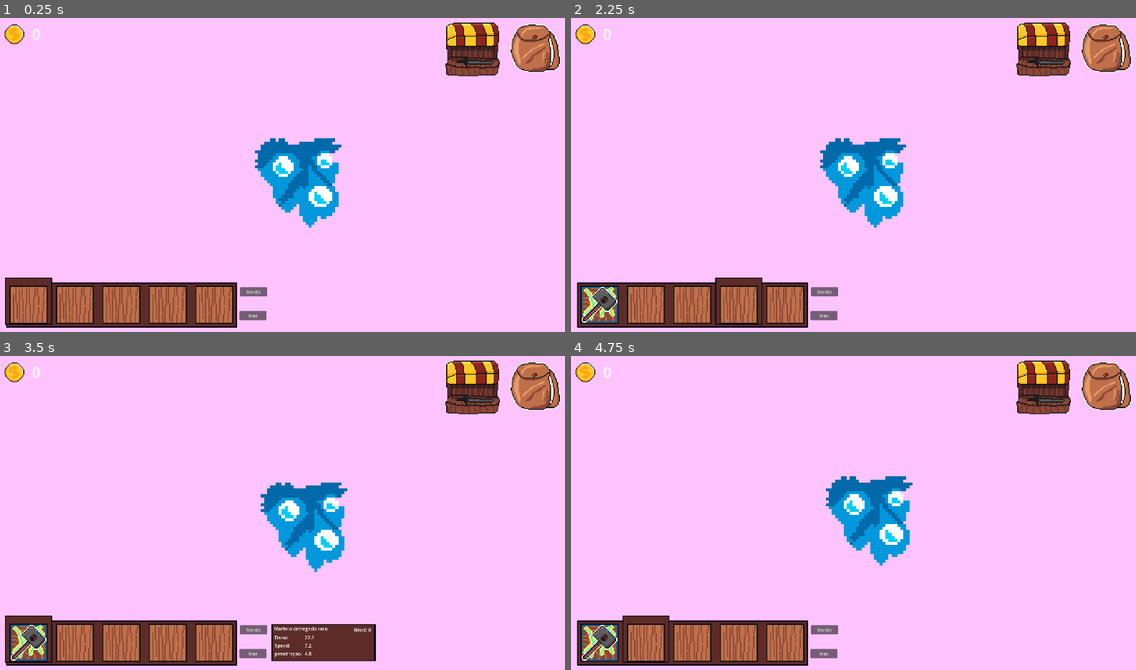
Above: before the commit, frames 1-4 (two rows, left to right).
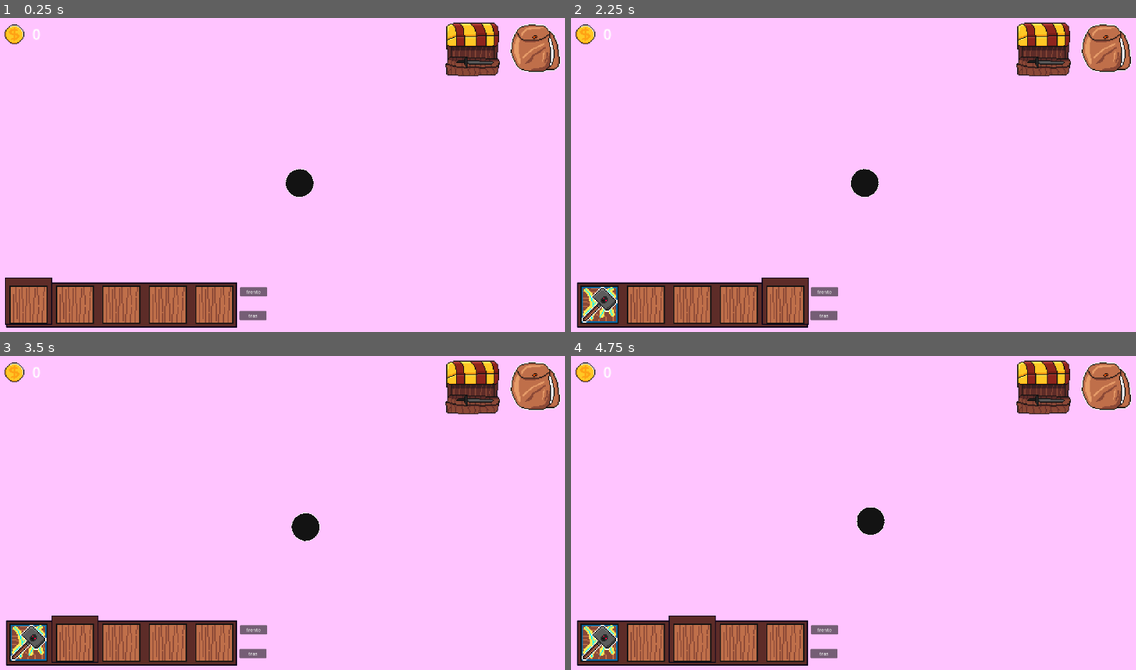
Above: after the commit, the same moments.

Repository: AugustoRemus/JogoNomeIndefinido
Game: Godot game, scene res://cenas/node_2d.tscn
Same seed, same stepped clock (60 frames per second), same inputs: the game is played once before the commit and once after it.
Inputs (mouse positions are in pixels of both pictures, inside the frame that each line leads up to):
- Up to frame 1 (0.25 s): no input
- Up to frame 2 (2.25 s): click (1045, 46) at 0.5 s; click (1102, 46) at 1.25 s; tap Enter at 2 s; move the mouse to (977, 162) at 2.02 s; hold E (itemDireita) from 2.03 s (still down); tap A (a) at 2.1 s
- Up to frame 3 (3.5 s): tap D (d) at 2.3, 2.85 s; tap Space at 2.75 s; move the mouse to (169, 531) at 2.77 s; release E (itemDireita) at 2.78 s; hold Q (itemEsquerda) from 2.78 s (still down); tap S (s) at 3.05 s
- Up to frame 4 (4.75 s): tap Enter at 3.5 s; move the mouse to (910, 443) at 3.52 s; release Q (itemEsquerda) at 3.53 s; hold E (itemDireita) from 3.53 s (still down); tap S (s) at 3.6 s; tap W (w) at 3.8, 4.35 s; tap Space at 4.25 s; move the mouse to (825, 578) at 4.27 s; tap A (a) at 4.55 s

The runs differ from the first frame. In frame 1, 2.9% of the frame differs, in the area x 45-61%, y 38-67%; in frame 2, 3.5%; in frame 3, 5.6%, in the area x 0-67%, y 40-98%; in frame 4, 3.4%.

Commit message:
armasNamao

Diff:
--- a/cenas/node_2d.tscn
+++ b/cenas/node_2d.tscn
@@ -74,8 +74,9 @@
 [node name="Inventario_Iu" parent="." instance=ExtResource("6_ktj2e")]
 visible = false
 
-[node name="Player" parent="." instance=ExtResource("19_doc7j")]
+[node name="Player" parent="." node_paths=PackedStringArray("inventario") instance=ExtResource("19_doc7j")]
 position = Vector2(6, 2)
+inventario = NodePath("../Inventario_Iu")
 
 [connection signal="pressed" from="CanvasLayer/GridContainer/abrirLoja" to="." method="_on_abrir_loja_pressed"]
 [connection signal="pressed" from="CanvasLayer/GridContainer/AbrirInventario" to="." method="_on_abrir_inventario_pressed"]
--- a/cenas/player.tscn
+++ b/cenas/player.tscn
@@ -1,15 +1,20 @@
-[gd_scene load_steps=4 format=3 uid="uid://btkrj876math0"]
+[gd_scene load_steps=6 format=3 uid="uid://btkrj876math0"]
 
-[ext_resource type="Texture2D" uid="uid://cb20d4iffks23" path="res://aceets/jogoui/elemento/aguaa.png" id="1_prw0m"]
+[ext_resource type="Script" path="res://scripts/player.gd" id="1_eacot"]
 [ext_resource type="Script" path="res://scripts/movment.gd" id="2_jicei"]
+[ext_resource type="Texture2D" uid="uid://c1dxm2t0yfxps" path="res://aceets/jogoui/player.png" id="2_q5wwu"]
+[ext_resource type="Script" path="res://scripts/arma.gd" id="4_fiuka"]
 
 [sub_resource type="CircleShape2D" id="CircleShape2D_m0swo"]
 radius = 2.82843
 
 [node name="Player" type="CharacterBody2D"]
+scale = Vector2(0.3, 0.3)
+script = ExtResource("1_eacot")
 
 [node name="Sprite2D" type="Sprite2D" parent="."]
-texture = ExtResource("1_prw0m")
+scale = Vector2(0.5, 0.5)
+texture = ExtResource("2_q5wwu")
 
 [node name="Movment" type="Node2D" parent="."]
 script = ExtResource("2_jicei")
@@ -17,3 +22,10 @@
 
 [node name="CollisionShape2D" type="CollisionShape2D" parent="."]
 shape = SubResource("CircleShape2D_m0swo")
+
+[node name="arma" type="Node2D" parent="."]
+script = ExtResource("4_fiuka")
+
+[node name="Sprite2D2" type="Sprite2D" parent="arma"]
+position = Vector2(20, 16.6667)
+rotation = 0.785398
--- a/scripts/Inventario/inventario_iu.gd
+++ b/scripts/Inventario/inventario_iu.gd
@@ -61,8 +61,10 @@
 		#print(Global.invPlayer[int -1].nome)
 
 
+	#return ArmaAtualGrid
 
-
+func getArmaAtual(int):
+	return Global.getArma(int - 1)
 
 
 func atualizar_slots(itens:Array[arma]):
--- /dev/null
+++ b/scripts/arma.gd
@@ -0,0 +1,15 @@
+extends Node2D
+@onready var sprite_2d_2: Sprite2D = $Sprite2D2
+
+var armaAtual: arma
+
+func trocaArma(armaa:arma):
+	if armaa == armaAtual:
+		return
+	else:
+		sprite_2d_2.texture = armaa.tipoArma.sprite
+		armaAtual = armaa
+
+func tiraArma():
+	armaAtual = null
+	sprite_2d_2.texture = null
--- /dev/null
+++ b/scripts/armaS/item.gd
@@ -0,0 +1,3 @@
+extends Resource
+
+class_name item
--- a/scripts/mainGame.gd
+++ b/scripts/mainGame.gd
@@ -9,29 +9,10 @@
 
 @onready var inventario: Control = $Inventario_Iu
 
-#botar no player
-var itemAtual
-
-func _input(event: InputEvent) -> void:
-	if event is InputEventKey:
-		if Input.is_action_pressed("itemDireita"):
-			itemAtual = cuidaItem(itemAtual + 1)
-			inventario.atualizarArmaMao(itemAtual)
-
-		elif Input.is_action_pressed("itemEsquerda"):
-			itemAtual = cuidaItem(itemAtual - 1)
-			inventario.atualizarArmaMao(itemAtual)
-
-func cuidaItem(int):
-	if int < 1:
-		return 5
-	if int > 5:
-		return 1
-	return int
 
 
 func _ready() -> void:
-	itemAtual = 0
+
 	pass
 
 
--- a/scripts/movment.gd
+++ b/scripts/movment.gd
@@ -10,9 +10,9 @@
 	var input_dir = Input.get_vector("a","d","w","s")#.normalized()
 	player.velocity = input_dir * speed
 
+	player.look_at(get_global_mouse_position())
 
 
 func _physics_process(delta: float) -> void:
 	getInput()
 	player.move_and_slide()
-	print(player.velocity)
--- /dev/null
+++ b/scripts/player.gd
@@ -0,0 +1,44 @@
+extends CharacterBody2D
+#botar no player
+
+@export var inventario: Control
+@onready var arma: Node2D = $arma
+
+var itemAtual = 1
+
+
+var itemMao: arma
+
+func _input(event: InputEvent) -> void:
+	if event is InputEventKey:
+		if Input.is_action_pressed("itemDireita"):
+			itemAtual = cuidaItem(itemAtual + 1)
+			inventario.atualizarArmaMao(itemAtual)
+
+
+		elif Input.is_action_pressed("itemEsquerda"):
+			itemAtual = cuidaItem(itemAtual - 1)
+			inventario.atualizarArmaMao(itemAtual)
+
+
+
+	#atualiza a variavel daqui
+	itemMao = inventario.getArmaAtual(itemAtual)
+
+
+
+
+	#chamam as funcao na arma
+	if itemMao != null:
+		arma.trocaArma(itemMao)
+	else:
+		arma.tiraArma()
+
+
+
+func cuidaItem(int):
+	if int < 1:
+		return 5
+	if int > 5:
+		return 1
+	return int
Binary file added: aceets/jogoui/player.png
Not shown, added: aceets/jogoui/player.png.import
